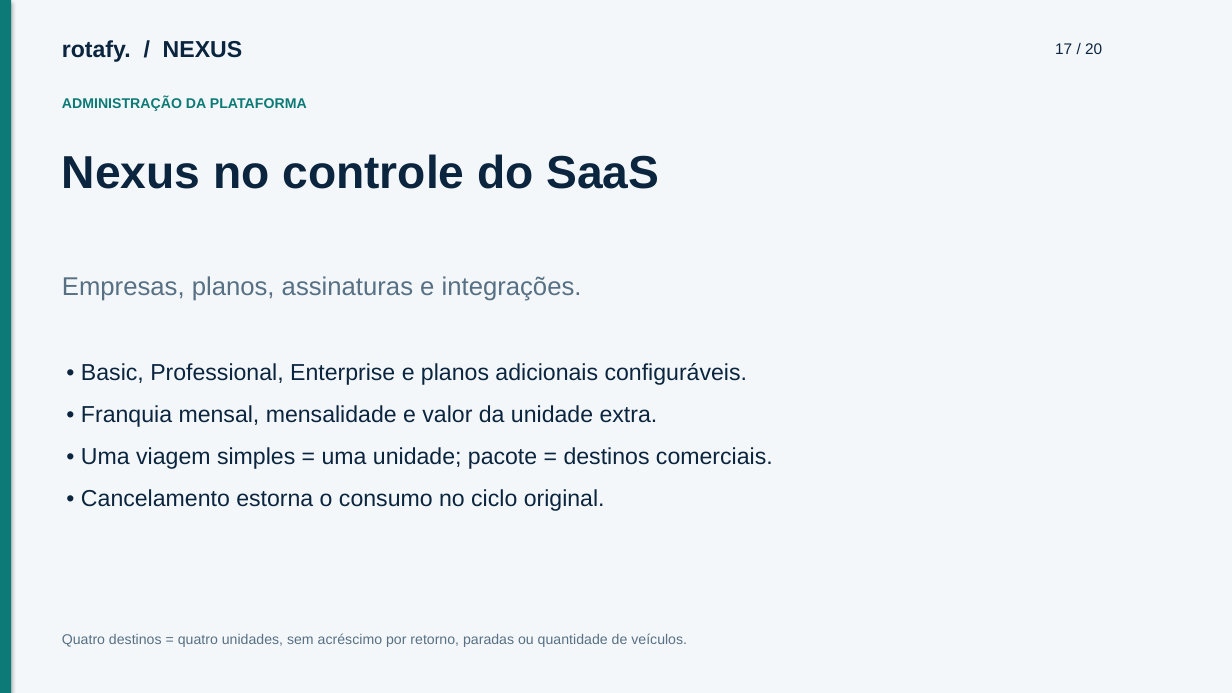
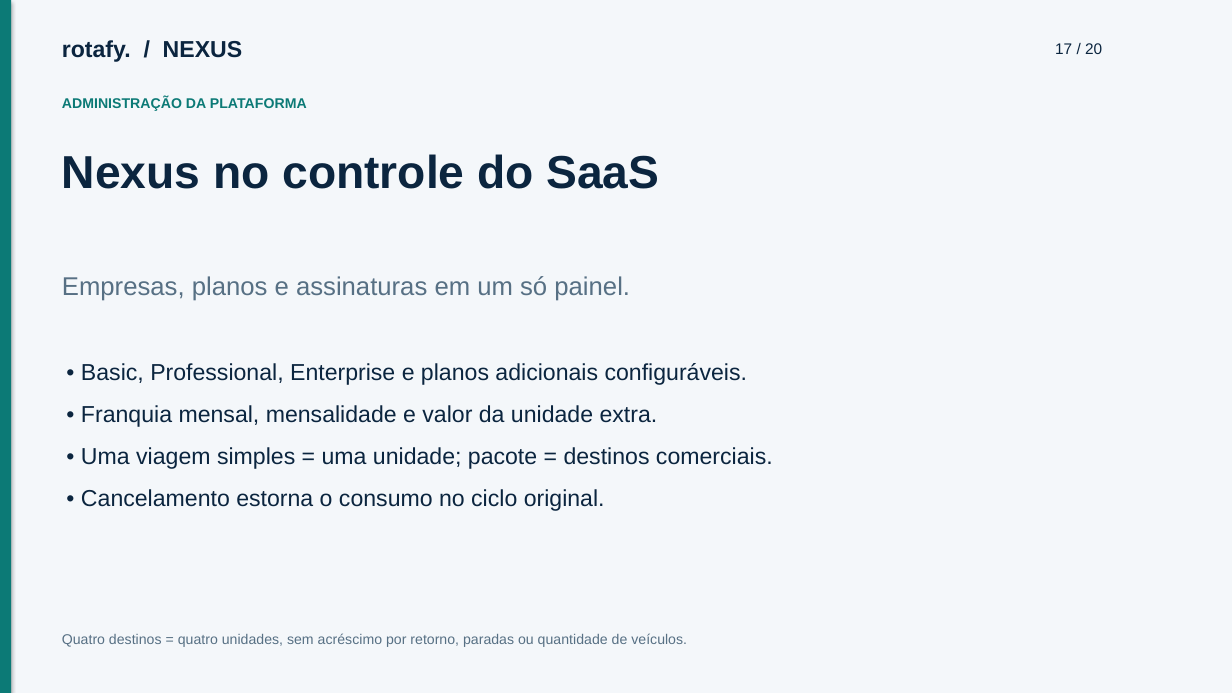
Before and after one commit to cfartes/rotafy, a slide deck: slide 17 of frontend/public/documentacao/apresentacao.pptx. Drawn at 1232x693 pixels with LibreOffice and Linux fonts; fonts in the diff are those of the drawing. Boxes give left, top, right and bottom in pixels: in the first picture for what was removed or moved away, otherwise in the second. Text is boxed around its words. In the diff, an @@ line names an element or a change of style, - is before the commit and + after.

```diff
--- a/frontend/public/documentacao/apresentacao.pptx
+++ b/frontend/public/documentacao/apresentacao.pptx
@@ text at (x1=62, y1=276, x2=630, y2=301): text changed @@
-Empresas, planos, assinaturas e integrações.
+Empresas, planos e assinaturas em um só painel.
```
Also in this commit, not shown: 6 other slides changed, 10 other files.
